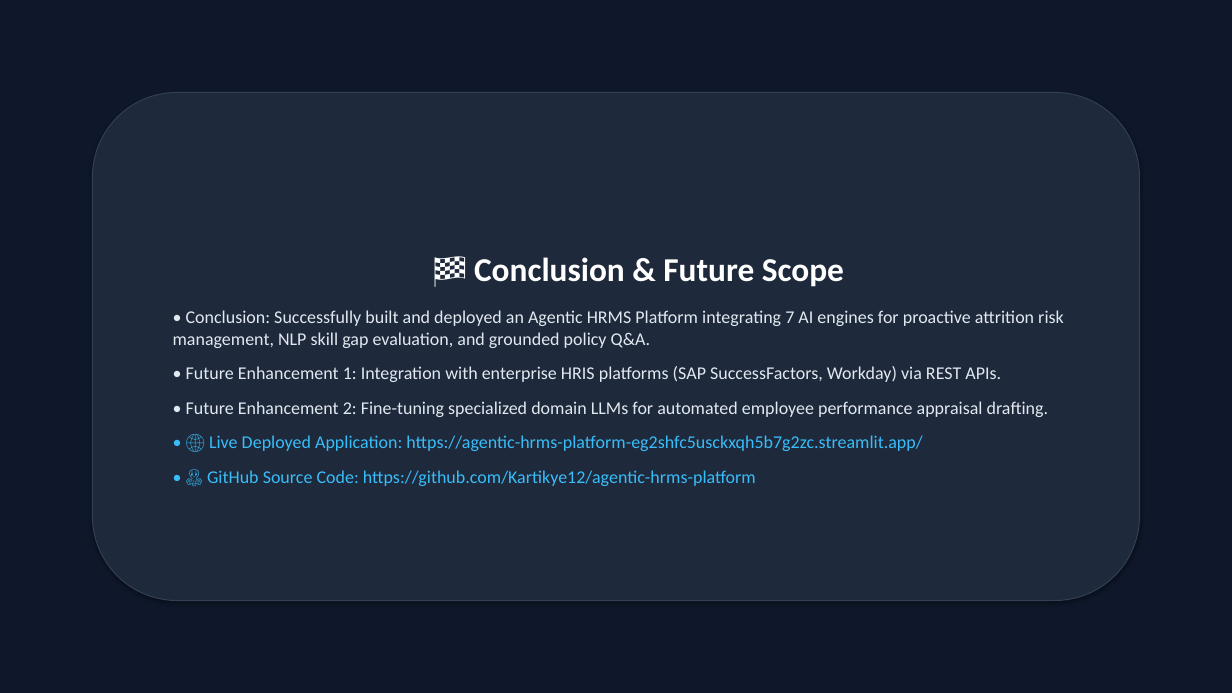
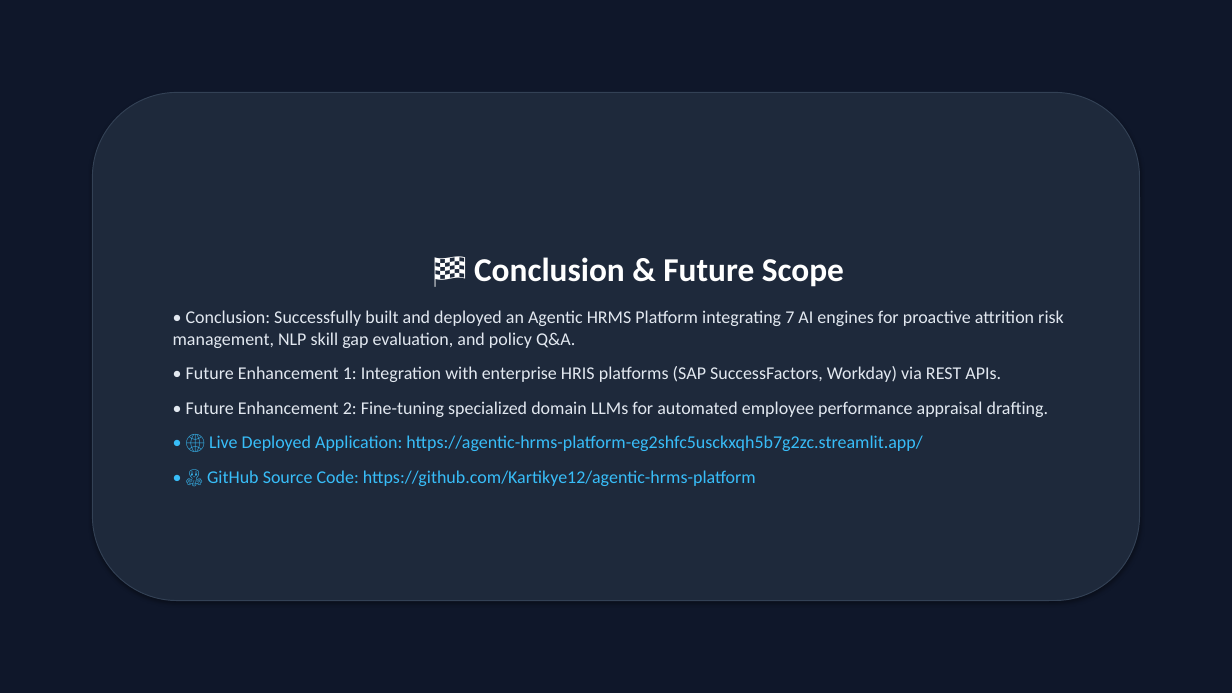
Before and after one commit to Kartikye12/agentic-hrms-platform, a slide deck: slide 12 of Agentic_HRMS_Platform_Complete_12_Slides.pptx. Drawn at 1232x693 pixels with LibreOffice and Linux fonts; fonts in the diff are those of the drawing. Boxes give left, top, right and bottom in pixels: in the first picture for what was removed or moved away, otherwise in the second. Text is boxed around its words. In the diff, an @@ line names an element or a change of style, - is before the commit and + after.

```diff
--- a/Agentic_HRMS_Platform_Complete_12_Slides.pptx
+++ b/Agentic_HRMS_Platform_Complete_12_Slides.pptx
@@ text in rounded rectangle at [173, 310, 1064, 348]: text changed @@
-• Conclusion: Successfully built and deployed an Agentic HRMS Platform integrating 7 AI engines for proactive attrition risk management, NLP skill gap evaluation, and grounded policy Q&A.
+• Conclusion: Successfully built and deployed an Agentic HRMS Platform integrating 7 AI engines for proactive attrition risk management, NLP skill gap evaluation, and policy Q&A.
```
Also in this commit, not shown: 5 other slides changed, 2 other files.
